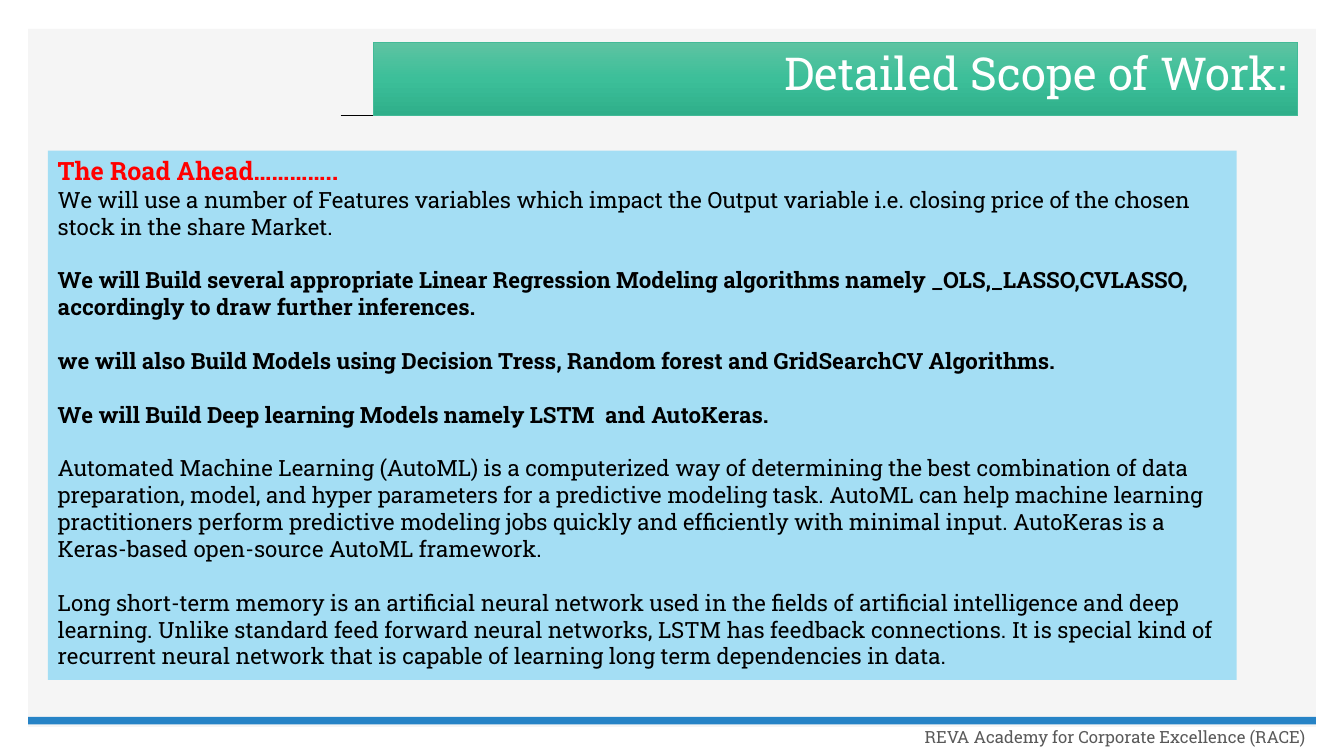
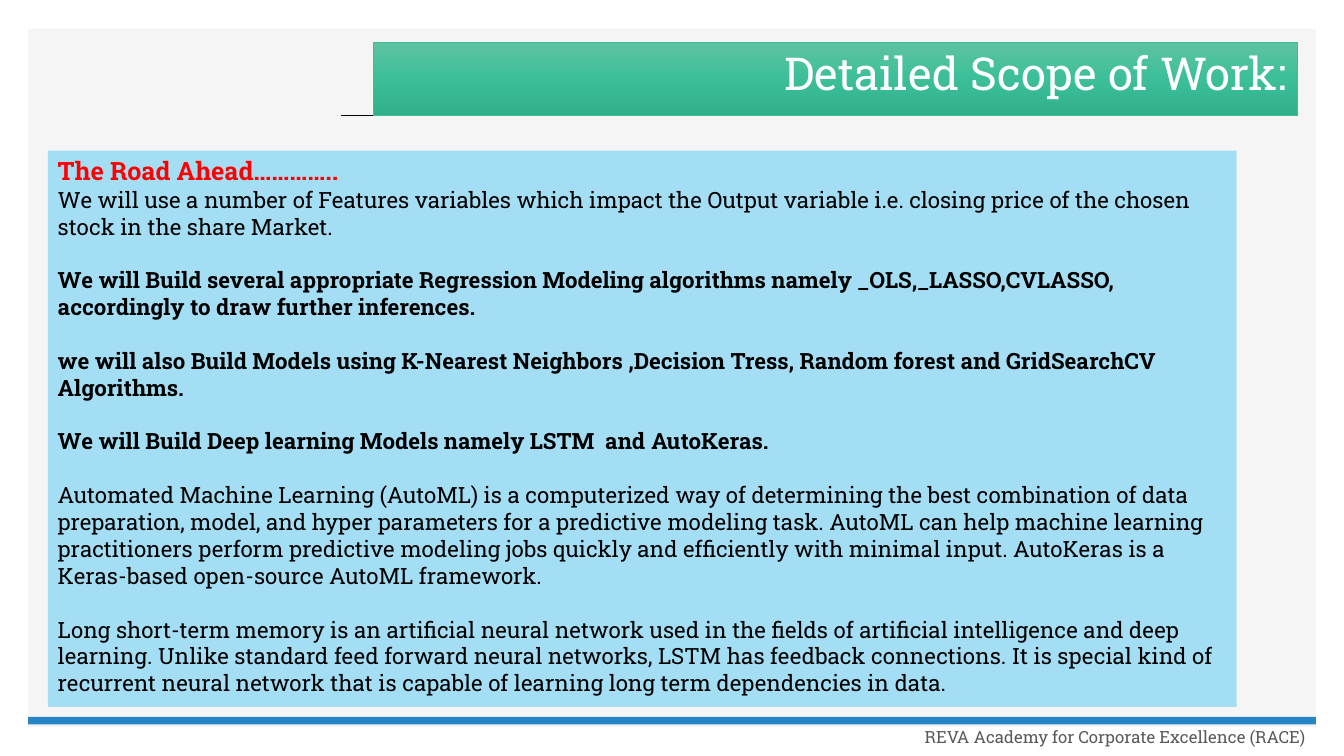
Before and after one commit to Embedded-org/ACCOMPLISHMENTS, a slide deck: slide 18 of RACE CAPSTONE PROJECT1/MBA_THIRD TRIMESTER_Capstone Project Abstract.pptx. Drawn at 1344x756 pixels with LibreOffice and Linux fonts; fonts in the diff are those of the drawing; background and template pictures are left out. Boxes give left, top, right and bottom in pixels: in the first picture for what was removed or moved away, otherwise in the second. Text is boxed around its words. In the diff, an @@ line names an element or a change of style, - is before the commit and + after.

```diff
--- a/RACE CAPSTONE PROJECT1/MBA_THIRD TRIMESTER_Capstone Project Abstract.pptx
+++ b/RACE CAPSTONE PROJECT1/MBA_THIRD TRIMESTER_Capstone Project Abstract.pptx
@@ rectangle "The Road Ahead…………..": place and size @@
-rectangle "The Road Ahead………….." at (47,150,1236,680)
+rectangle "The Road Ahead………….." at (47,150,1236,707)
@@ text in rectangle at (58,271,1156,401): text changed @@
-We will Build several appropriate Linear Regression Modeling algorithms namely _OLS,_LASSO,CVLASSO, accordingly to draw further inferences.
-we will also Build Models using Decision Tress, Random forest and GridSearchCV Algorithms.
+We will Build several appropriate Regression Modeling algorithms namely _OLS,_LASSO,CVLASSO, accordingly to draw further inferences.
+we will also Build Models using K-Nearest Neighbors ,Decision Tress, Random forest and GridSearchCV Algorithms.
```
Also in this commit, not shown: 1 other file.
